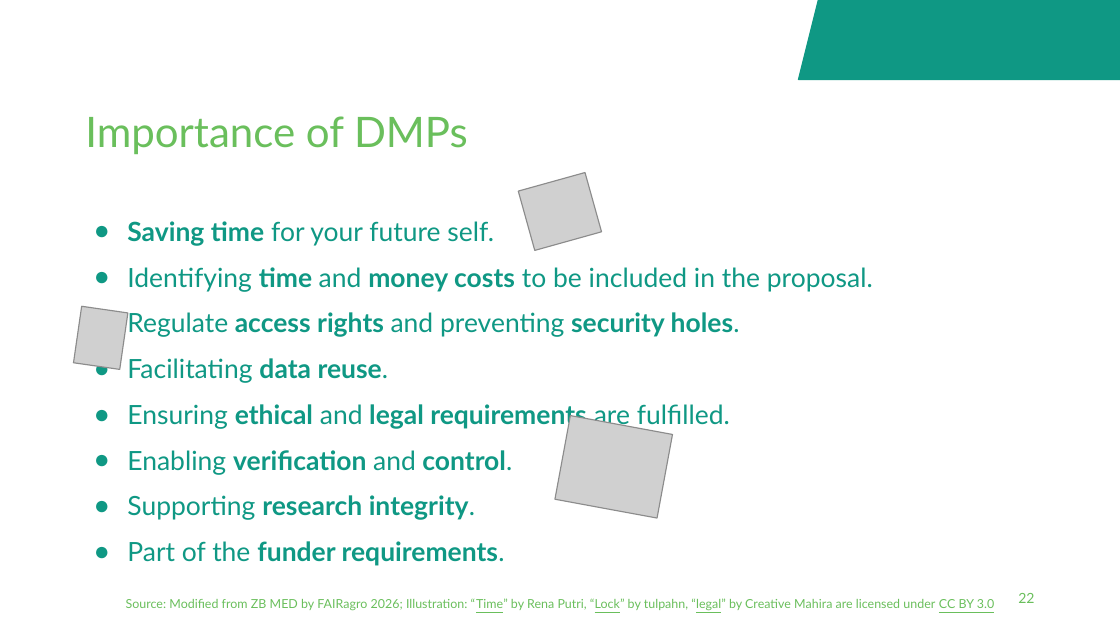
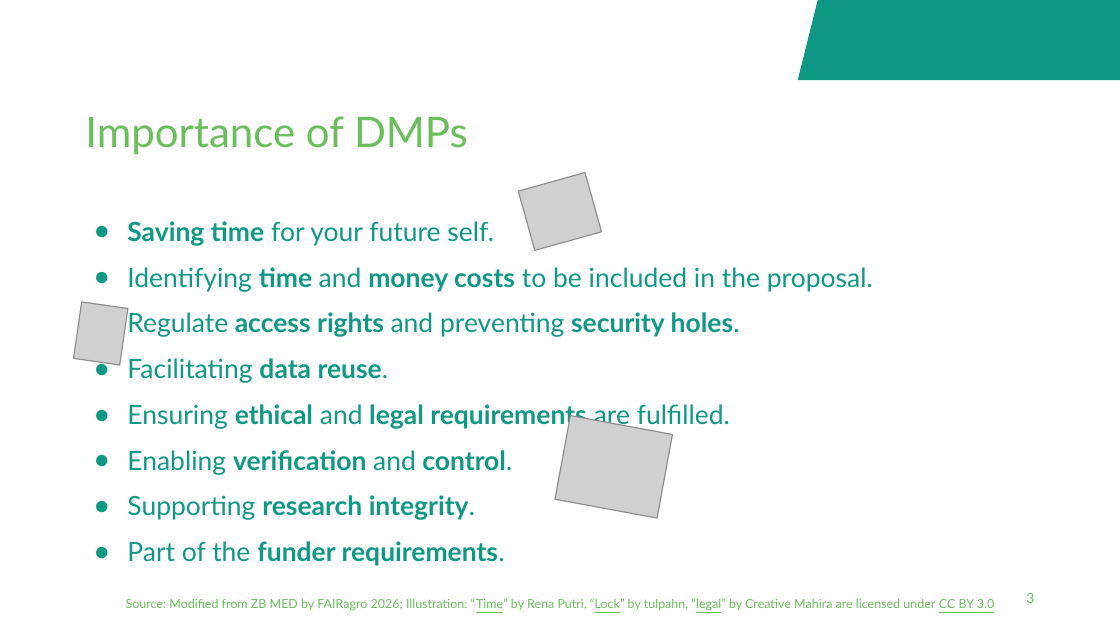
Before and after one commit to fairagro/FAIRagro_Modular-RDM-Training-Material, a slide deck: slide 3 of FAIRagro_Trainings_planned/2026-11_YSM_JKI/20261116-07-Plan-20min-Bosse.odp (slide 22 before the commit). Drawn at 1120x630 pixels with LibreOffice and Linux fonts; fonts in the diff are those of the drawing; grey boxes stand for pictures; background and template pictures are left out. Boxes give left, top, right and bottom in pixels: in the first picture for what was removed or moved away, otherwise in the second. Text is boxed around its words. In the diff, an @@ line names an element or a change of style, - is before the commit and + after.

```diff
--- a/FAIRagro_Trainings_planned/2026-11_YSM_JKI/20261116-07-Plan-20min-Bosse.odp
+++ b/FAIRagro_Trainings_planned/2026-11_YSM_JKI/20261116-07-Plan-20min-Bosse.odp
@@ picture moved from (x1=73, y1=306, x2=128, y2=369) to (x1=73, y1=302, x2=128, y2=365) @@
@@ page number at (x1=977, y1=599, x2=994, y2=608): text changed @@
-22
+3
```
Also in this commit, not shown: 1 other slide changed, 18 slides removed, 28 other files.
